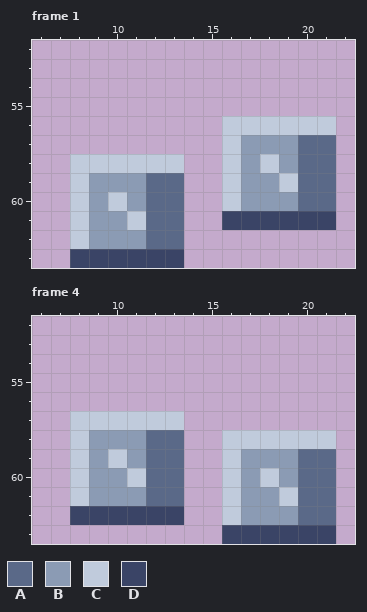
Pixel-art file: art-src/aseprite/shoes_boots.aseprite. The picture above was drawn from the file before the commit.
32x64 pixels, 4 frames. Shown: frame 1: x 6..22, y 52..63; frame 4: x 6..22, y 52..63. The old version is drawn lined up with the new one. The commit also changed other frames, which this record leaves out.
Palette (. is transparent): A #5a6988  B #8b9bb4  C #c0cbdc  D #3a4466
Pixels before, frame 1, first column x 8:
56 ........CCCCCC
57 ........CBBBAA
58 CCCCCC..CBCBAA
59 CBBBAA..CBBCAA
60 CBCBAA..CBBBAA
61 CBBCAA..DDDDDD
62 CBBBAA........
63 DDDDDD........
Pixels before, frame 4, first column x 8:
57 CCCCCC........
58 CBBBAA..CCCCCC
59 CBCBAA..CBBBAA
60 CBBCAA..CBCBAA
61 CBBBAA..CBBCAA
62 DDDDDD..CBBBAA
63 ........DDDDDD
After:
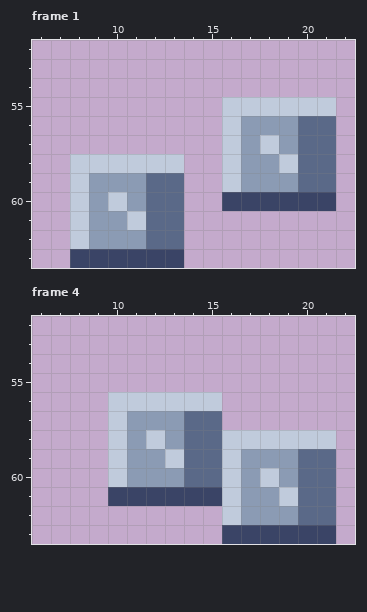
Diff:
whole drawing moved by -1,+0 (the old picture is shown already moved)
Changed rows in their new state; - is an unchanged pixel.
Frame 1:
first column x 16:
55 CCCCCC
56 -BBBAA
57 --C---
58 --BC--
59 ---B--
60 DDDDDD
61 ......
Frame 4:
first column x 8:
56 --CCCCCC
57 ..-BBBAA
58 ..C-CBAA
59 ..--BCAA
60 ..CBBBAA
61 ..DDDDDD
62 ......--
Boxes around the changes in both pictures, in picture pixels (x1, y1, x2, y2):
changed: (222, 97, 336, 230)
changed: (70, 392, 222, 525)
